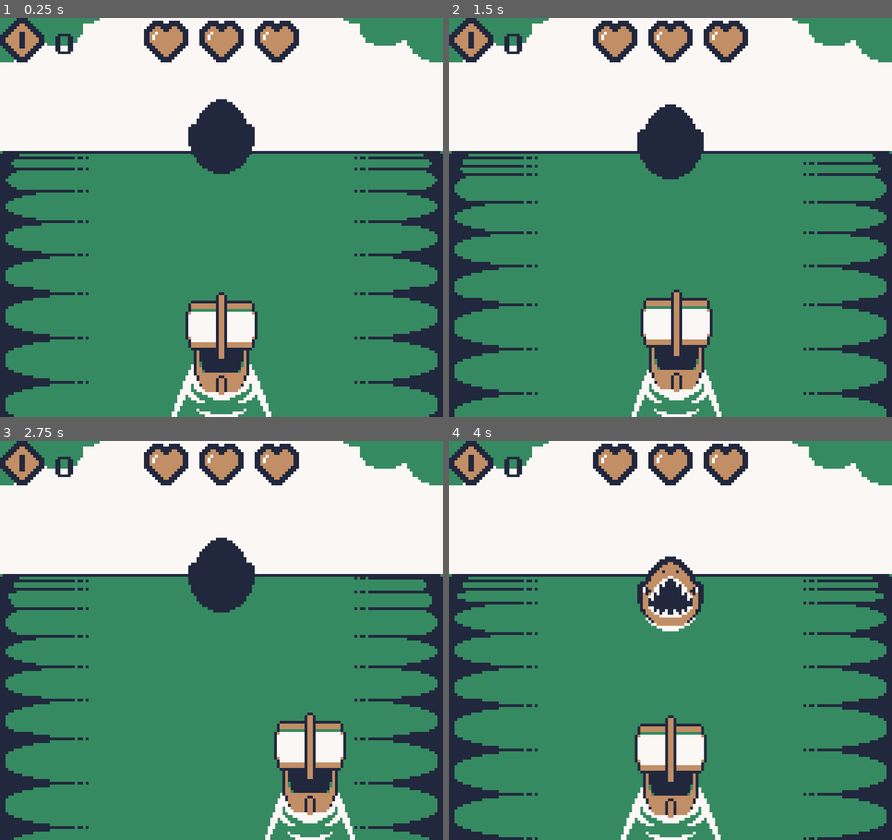
Above: before the commit, frames 1-4 (two rows, left to right).
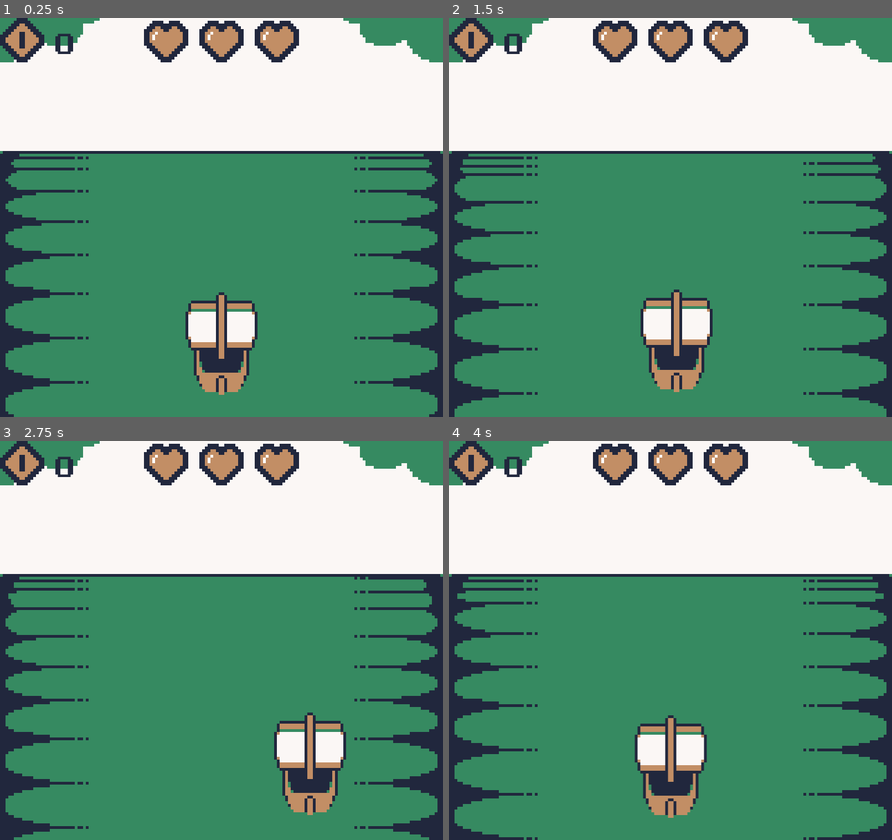
Above: after the commit, the same moments.

Repository: dr4ghs/GBJAM14
Game: Godot game, scene res://Scenes/play_scene.tscn
The game is run twice, just before and just after one commit, with the same random seed, the same clock (stepped at 60 frames per second) and the same inputs. This scene is started directly instead of the project's main scene.
Inputs:
- Up to frame 1 (0.25 s): no input
- Up to frame 2 (1.5 s): hold Right (steer_right) 0.53-1.28 s; hold Left (steer_left) from 1.28 s (still down)
- Up to frame 3 (2.75 s): release Left (steer_left) at 2.03 s; hold Right (steer_right) from 2.03 s (still down)
- Up to frame 4 (4 s): release Right (steer_right) at 3.53 s; hold Left (steer_left) from 3.53 s (still down)

The runs differ from the first frame. In frame 1, 2.8% of the frame differs, in the area x 38-62%, y 20-100%; in frame 2, 2.7%; in frame 3, 2.8%; in frame 4, 2.9%, in the area x 38-62%, y 28-100%.

Commit message:
Fixed curved motion of entities

Diff:
--- a/Assets/Resources/coin_entity.tres
+++ b/Assets/Resources/coin_entity.tres
@@ -12,6 +12,5 @@
 gold = 1
 width = 1
 texture = SubResource("AtlasTexture_cqye3")
-atlas_size = Vector2(16, 16)
 anim_name = &"entity_anims/coin"
 metadata/_custom_type_script = "uid://bbjwpf1qcdh7b"
--- a/Scenes/Prefabs/entity.tscn
+++ b/Scenes/Prefabs/entity.tscn
@@ -3,9 +3,6 @@
 [ext_resource type="Script" uid="uid://d4c7iw6xdus3v" path="res://Scripts/entity.gd" id="1_53wb5"]
 [ext_resource type="Texture2D" uid="uid://ck258yie3336b" path="res://Assets/Sprites/clipping_mask.png" id="2_sorwi"]
 [ext_resource type="AnimationLibrary" uid="uid://pfu4k7ss0qye" path="res://Assets/Animations/entity_anims.tres" id="3_4c1g7"]
-
-[sub_resource type="RectangleShape2D" id="RectangleShape2D_45wvb"]
-size = Vector2(16, 16)
 
 [sub_resource type="Animation" id="Animation_b1v8y"]
 length = 0.001
@@ -28,6 +25,8 @@
 }
 
 [node name="Entity" type="Area2D" unique_id=355213405]
+z_index = -1
+scale = Vector2(0.8, 0.8)
 collision_layer = 2
 script = ExtResource("1_53wb5")
 
@@ -39,7 +38,6 @@
 texture = ExtResource("2_sorwi")
 
 [node name="CollisionBox" type="CollisionShape2D" parent="." unique_id=475559142]
-shape = SubResource("RectangleShape2D_45wvb")
 
 [node name="AnimationPlayer" type="AnimationPlayer" parent="." unique_id=1070795933]
 libraries/ = SubResource("AnimationLibrary_v5u45")
--- a/Scenes/Prefabs/player_ship.tscn
+++ b/Scenes/Prefabs/player_ship.tscn
@@ -71,7 +71,6 @@
 
 [node name="PlayerShip" type="Area2D" unique_id=630683284]
 script = ExtResource("1_p4o72")
-_health = 3
 
 [node name="Trail" type="Sprite2D" parent="." unique_id=962454058]
 z_index = -1
@@ -93,5 +92,3 @@
 autoplay = &"ship_idle"
 
 [connection signal="area_entered" from="." to="." method="_on_area_entered"]
-[connection signal="damage_taken" from="." to="." method="_on_damage_taken"]
-[connection signal="gold_taken" from="." to="." method="_on_gold_taken"]
--- a/Scenes/play_scene.tscn
+++ b/Scenes/play_scene.tscn
@@ -10,8 +10,11 @@
 [ext_resource type="Script" uid="uid://i7xq76g5pvbb" path="res://Scripts/UI/health_bar.gd" id="5_ivbpn"]
 [ext_resource type="Texture2D" uid="uid://dsojiqq6ktrwu" path="res://Assets/Sprites/hearts.png" id="6_io55t"]
 [ext_resource type="Texture2D" uid="uid://c4t06lg00gjy" path="res://Assets/Sprites/coin.png" id="10_knw1p"]
-[ext_resource type="PackedScene" uid="uid://b2cn7dwr1s7vj" path="res://Scenes/Prefabs/entity.tscn" id="11_knw1p"]
+[ext_resource type="Script" uid="uid://d4c7iw6xdus3v" path="res://Scripts/entity.gd" id="11_j3qlu"]
 [ext_resource type="Resource" uid="uid://qulyym73n8fl" path="res://Assets/Resources/shark_entity.tres" id="12_ivbpn"]
+[ext_resource type="Texture2D" uid="uid://ck258yie3336b" path="res://Assets/Sprites/clipping_mask.png" id="13_fbpj1"]
+[ext_resource type="Resource" uid="uid://csijcc10nc2mj" path="res://Assets/Resources/coin_entity.tres" id="13_io55t"]
+[ext_resource type="AnimationLibrary" uid="uid://pfu4k7ss0qye" path="res://Assets/Animations/entity_anims.tres" id="14_3cjv5"]
 
 [sub_resource type="AtlasTexture" id="AtlasTexture_vklac"]
 atlas = ExtResource("6_io55t")
@@ -63,6 +66,26 @@
 &"default": SubResource("Animation_knw1p")
 }
 
+[sub_resource type="Animation" id="Animation_b1v8y"]
+length = 0.001
+tracks/0/type = "value"
+tracks/0/imported = false
+tracks/0/enabled = true
+tracks/0/path = NodePath("Graphics:region_rect:position:x")
+tracks/0/interp = 1
+tracks/0/loop_wrap = true
+tracks/0/keys = {
+"times": PackedFloat32Array(0),
+"transitions": PackedFloat32Array(1),
+"update": 1,
+"values": [0.0]
+}
+
+[sub_resource type="AnimationLibrary" id="AnimationLibrary_v5u45"]
+_data = {
+&"RESET": SubResource("Animation_b1v8y")
+}
+
 [node name="PlayScene" type="Node2D" unique_id=458439781]
 
 [node name="GameState" type="Node2D" parent="." unique_id=1420079834]
@@ -142,7 +165,6 @@
 texture = ExtResource("2_s0nau")
 
 [node name="Water" type="Sprite2D" parent="Background" unique_id=266602801]
-z_index = -9
 position = Vector2(80, 96)
 texture = ExtResource("4_j1m55")
 region_enabled = true
@@ -157,10 +179,49 @@
 
 [node name="PlayerShip" parent="." unique_id=630683284 instance=ExtResource("5_616no")]
 position = Vector2(80, 136)
-collision_mask = 2
-
-[node name="Entity" parent="." unique_id=355213405 instance=ExtResource("11_knw1p")]
-position = Vector2(80, 40)
+
+[node name="Shark" type="Area2D" parent="." unique_id=355213405]
+z_index = -1
+position = Vector2(80, 48)
+scale = Vector2(0.8, 0.8)
+script = ExtResource("11_j3qlu")
+distance = 2.0
 res = ExtResource("12_ivbpn")
 
-[connection signal="gold_taken" from="PlayerShip" to="Canvas Layer/Golds/Layout/Label" method="on_gold_taken"]
+[node name="Graphics" type="Sprite2D" parent="Shark" unique_id=1217976356]
+clip_children = 2
+
+[node name="Mask" type="Sprite2D" parent="Shark/Graphics" unique_id=1205552088]
+visible = false
+texture = ExtResource("13_fbpj1")
+
+[node name="CollisionBox" type="CollisionShape2D" parent="Shark" unique_id=475559142]
+
+[node name="AnimationPlayer" type="AnimationPlayer" parent="Shark" unique_id=1070795933]
+libraries/ = SubResource("AnimationLibrary_v5u45")
+libraries/entity_anims = ExtResource("14_3cjv5")
+autoplay = &"entity_anims/coin"
+
+[node name="Coin1" type="Area2D" parent="." unique_id=259630410]
+z_index = -1
+position = Vector2(80, 48)
+scale = Vector2(0.8, 0.8)
+script = ExtResource("11_j3qlu")
+res = ExtResource("13_io55t")
+
+[node name="Graphics" type="Sprite2D" parent="Coin1" unique_id=1667972865]
+clip_children = 2
+
+[node name="Mask" type="Sprite2D" parent="Coin1/Graphics" unique_id=222393277]
+visible = false
+texture = ExtResource("13_fbpj1")
+
+[node name="CollisionBox" type="CollisionShape2D" parent="Coin1" unique_id=663765513]
+
+[node name="AnimationPlayer" type="AnimationPlayer" parent="Coin1" unique_id=1018200551]
+libraries/ = SubResource("AnimationLibrary_v5u45")
+libraries/entity_anims = ExtResource("14_3cjv5")
+autoplay = &"entity_anims/coin"
+
+[connection signal="area_entered" from="Shark" to="Shark" method="_on_area_entered"]
+[connection signal="area_entered" from="Coin1" to="Coin1" method="_on_area_entered"]
--- a/Scripts/entity.gd
+++ b/Scripts/entity.gd
@@ -15,12 +15,10 @@
 var is_gold: bool;
 var _gold: int;
 
-var speed: float;
-
 @export var res: EntityResource;
 
 func _ready() -> void:
-	populate(res, 1)
+	populate(res, distance)
 
 func populate(resource: EntityResource, dist: int) -> void:
 	is_damaging = resource.damage > 0;
@@ -37,9 +35,13 @@
 	else:
 		gfx.texture = resource.texture;
 
+	collisions.shape = RectangleShape2D.new();
+	(collisions.shape as RectangleShape2D).size = Vector2(16 * resource.width, 16);
+
 	anim_player.current_animation = resource.anim_name;
 
-	distance = PlaySceneConstants.calculate_distance(dist);
+	distance = PlaySceneConstants.MAX_DISTANCE + (float(dist) / 10);
+	position.y = SpawnPoints.obstacle_altitude;
 
 	mask.visible = true;
 
@@ -54,14 +56,17 @@
 	return 0;
 
 func _process(delta: float) -> void:
-	speed = (PlaySceneConstants.BASE_SPEED + (game_state.player._gold / 100));
-	var n: float = position.y - SpawnPoints.obstacle_altitude;
-	n -= PlaySceneConstants.MAX_DISTANCE / (PlaySceneConstants.MAX_DISTANCE - distance);
+	distance -= PlaySceneConstants.BASE_SPEED * game_state.player.speed * delta;
 
-	if position.y > SpawnPoints.obstacle_altitude + 4:
+	var delta_d: float = snapped(-4 * pow(distance, 2) + 4 * distance, 0.01);
+
+	if distance <= 0.5 and delta_d == 1:
+		self.z_index = 0;
 		mask.visible = false;
+	if distance < 0.4: scale = Vector2(1, 1);
 
-	position.y += speed * (n / 2) * delta;
+	position.y = get_viewport_rect().size.y - (delta_d * (get_viewport_rect().size.y - 48));
 
-func _on_area_entered(area: Area2D) -> void:
-	if is_gold: self.queue_free();
+func _on_area_entered(_area: Area2D) -> void:
+	print("COLLIDED");
+	self.queue_free()
--- a/Scripts/play_scene_constants.gd
+++ b/Scripts/play_scene_constants.gd
@@ -1,8 +1,4 @@
 extends Node
 
-const BASE_SPEED: float = 1.0;
-const DISTANCE_UNIT: int = 10.0;
-const MAX_DISTANCE: float = 100.0;
-
-func calculate_distance(dist: int) -> float:
-	return MAX_DISTANCE + DISTANCE_UNIT * dist;
+const BASE_SPEED: float = 0.2;
+const MAX_DISTANCE: float = 1.0;
--- a/Scripts/player_ship.gd
+++ b/Scripts/player_ship.gd
@@ -1,4 +1,6 @@
 class_name PlayerShip extends Ship
+
+@export var speed: float = 1;
 
 func _process(delta: float) -> void:
 	if Input.is_action_just_pressed("steer_left"):
--- a/Scripts/ship.gd
+++ b/Scripts/ship.gd
@@ -13,6 +13,9 @@
 var _gold: int;
 var _curr_lane: int = 2;
 
+func gold() -> int:
+	return _gold;
+
 func _process(delta: float) -> void:
 	position.x = lerp(position.x, SpawnPoints.lanes[_curr_lane], 0.2);
 	animation_player.speed_scale = 1 + (_gold / 500)
--- a/Scripts/spawn_points_autoload.gd
+++ b/Scripts/spawn_points_autoload.gd
@@ -1,4 +1,4 @@
 extends Node
 
 const lanes: Array[float] = [16.0, 48.0, 80.0, 112.0, 144.0];
-const obstacle_altitude: float = 48.0;
+const obstacle_altitude: float = 72.0;
